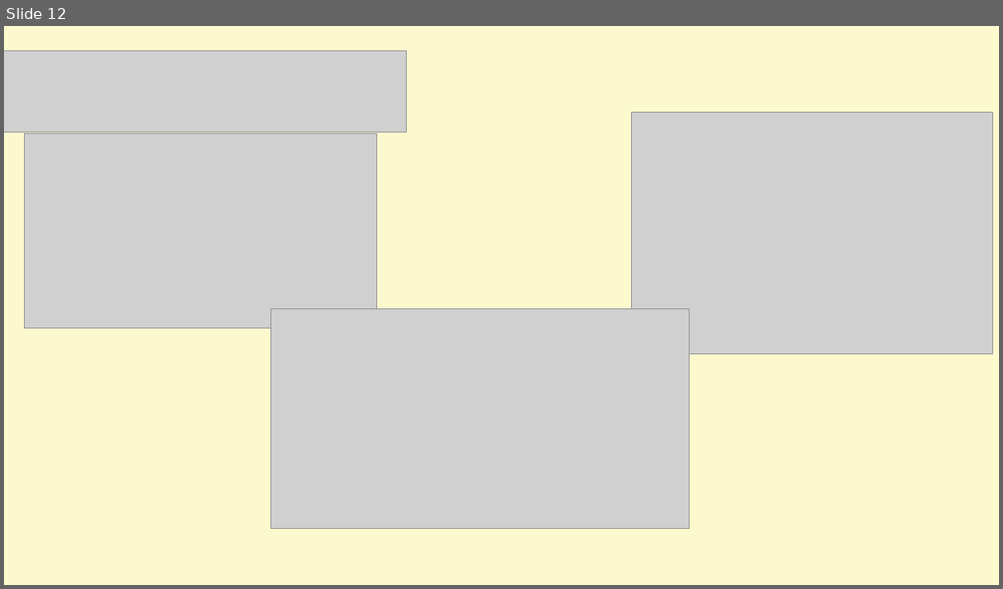
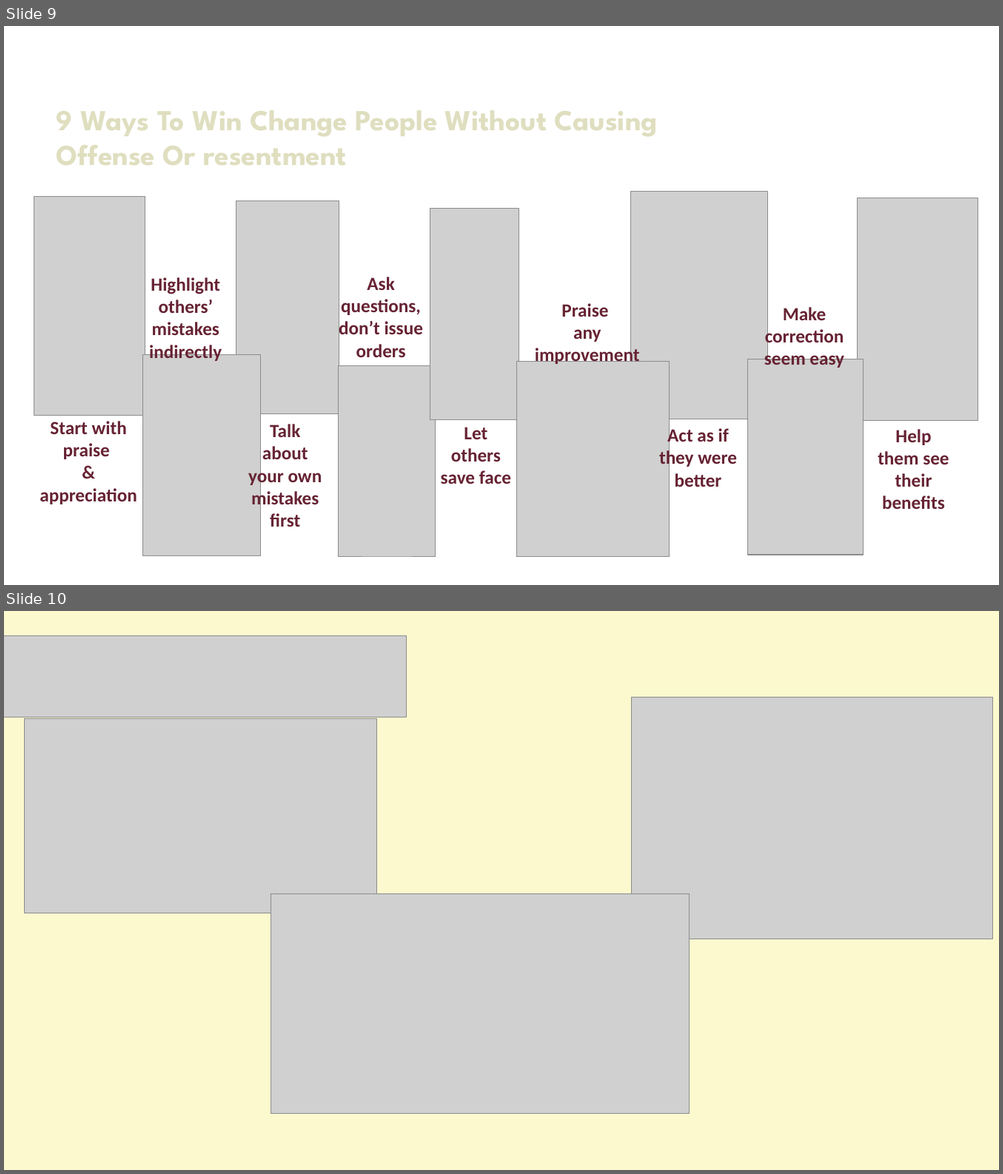
Before and after one commit to MariamNesiem/Soft-Skills, a slide deck: How to win friends and influnce people/Presentation.pptx. Shown one above the other, each under a label of ours: slide 12 before the commit, slides 9 and 10 after it. The pictures are 1003x589 and 1003x1174 pixels, drawn with LibreOffice and Linux fonts; fonts in the diff are those of the drawing; grey boxes stand for pictures; background and template pictures are left out. Boxes give left, top, right and bottom in pixels: in the first picture for what was removed or moved away, otherwise in the second. Text is boxed around its words. In the diff, an @@ line names an element or a change of style, - is before the commit and + after.

Commit message:
presentation

```diff
--- a/How to win friends and influnce people/Presentation.pptx
+++ b/How to win friends and influnce people/Presentation.pptx
@@ slide 9 added at (4, 26, 999, 585), background picture (left out) @@
@@ text added at (57, 110, 657, 165), 28 pt, text #DFDEBF, bold @@
+9 Ways To Win Change People Without Causing Offense Or resentment
@@ picture added at (34, 197, 145, 416) @@
@@ picture added at (236, 201, 340, 414) @@
@@ picture added at (631, 192, 768, 419) @@
@@ picture added at (857, 198, 978, 421) @@
@@ picture added at (430, 209, 519, 420) @@
@@ text added at (149, 278, 222, 361), 18 pt, text #662333, bold @@
+Highlight others’ mistakes indirectly
@@ text added at (338, 277, 423, 358), 18 pt, text #662333, bold @@
+Ask questions, don’t issue orders
@@ text added at (535, 304, 640, 364), 18 pt, text #662333, bold @@
+Praise
+any improvement
@@ text added at (764, 307, 844, 368), 18 pt, text #662333, bold @@
+Make correction seem easy
@@ picture added at (143, 355, 261, 556) @@
@@ picture added at (338, 366, 435, 558) @@
@@ picture added at (517, 361, 669, 557) @@
@@ picture added at (747, 359, 862, 555) @@
@@ text added at (40, 421, 136, 505), 18 pt, text #662333, bold @@
+Start with praise
+& appreciation
@@ text added at (248, 424, 322, 527), 18 pt, text #662333, bold @@
+Talk about your own mistakes first
@@ text added at (441, 427, 511, 484), 18 pt, text #662333, bold @@
+Let others save face
@@ text added at (659, 427, 737, 487), 18 pt, text #662333, bold @@
+Act as if they were better
@@ text added at (877, 429, 948, 509), 18 pt, text #662333, bold @@
+Help them see their benefits
@@ what was slide 12 is now slide 10 @@
```
Also in this commit, not shown: 1 slide changed, 6 other slides added, 9 slides removed.
